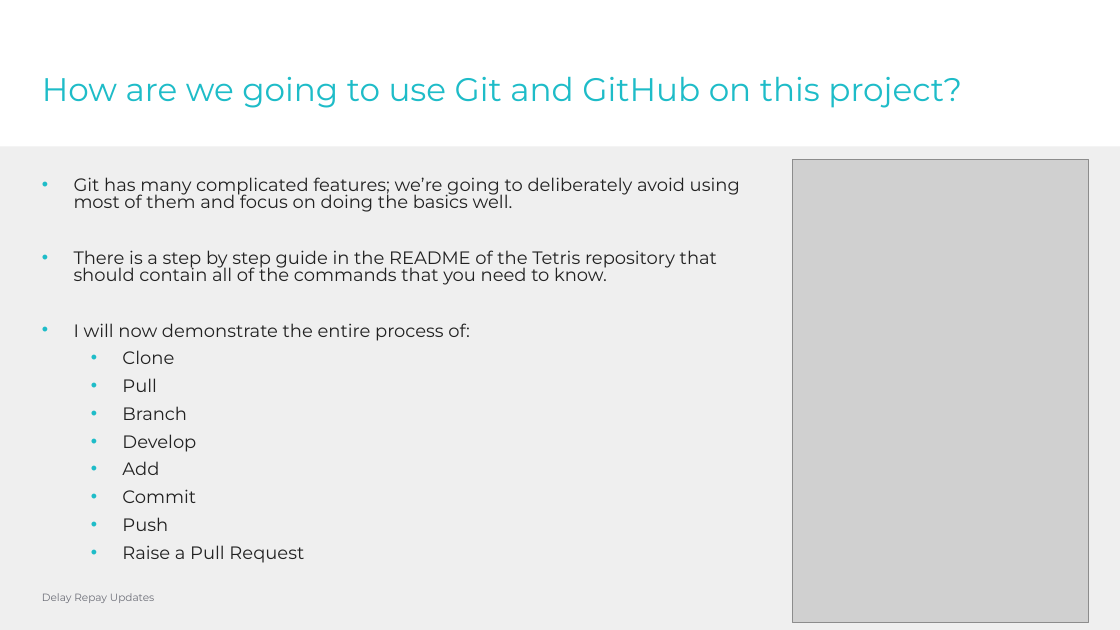
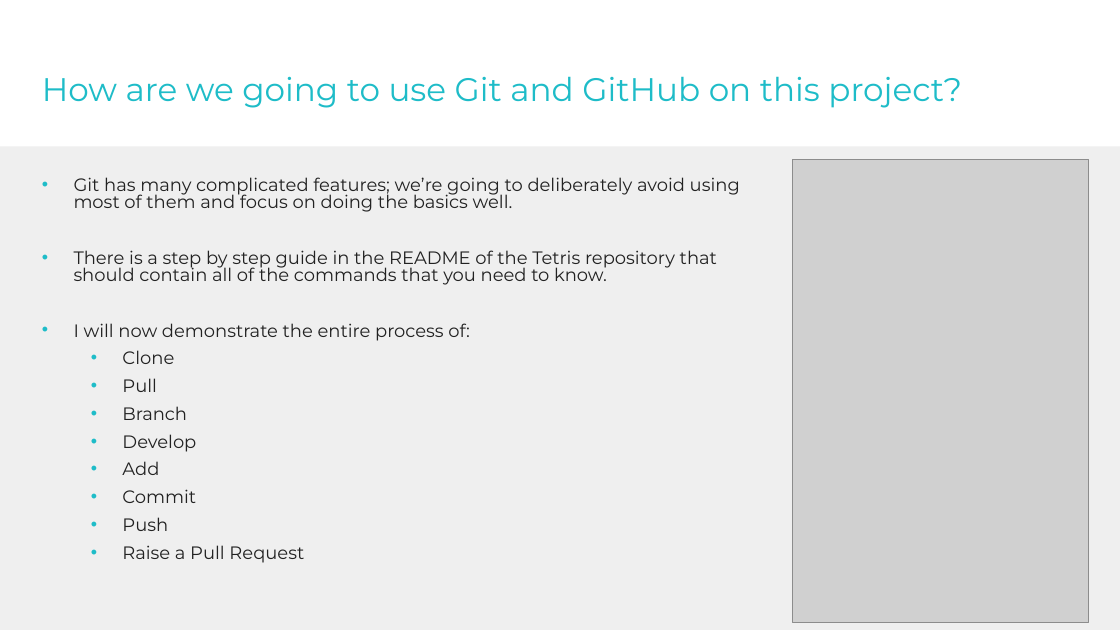
Before and after one commit to JordanEAbbottSoftwire/softwire-work-experience-oct-2024, a slide deck: slide 15 of presentations/vcs-git-and-github.pptx. Drawn at 1120x630 pixels with LibreOffice and Linux fonts; fonts in the diff are those of the drawing; grey boxes stand for pictures; background and template pictures are left out. Boxes give left, top, right and bottom in pixels: in the first picture for what was removed or moved away, otherwise in the second. Text is boxed around its words. In the diff, an @@ line names an element or a change of style, - is before the commit and + after.

```diff
--- a/presentations/vcs-git-and-github.pptx
+++ b/presentations/vcs-git-and-github.pptx
@@ text removed at [42, 593, 154, 603] @@
-Delay Repay Updates
```
Also in this commit, not shown: 1 other slide changed, 1 slide removed, 1 other file.
